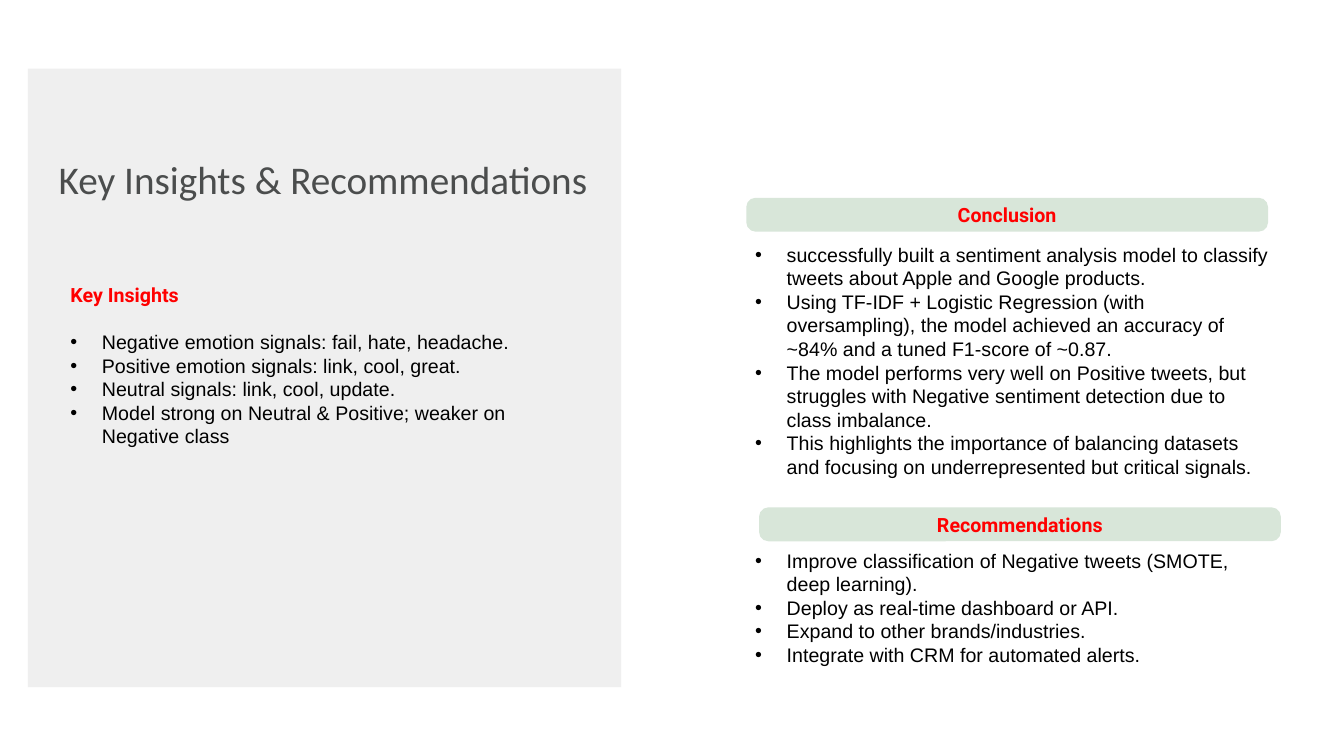
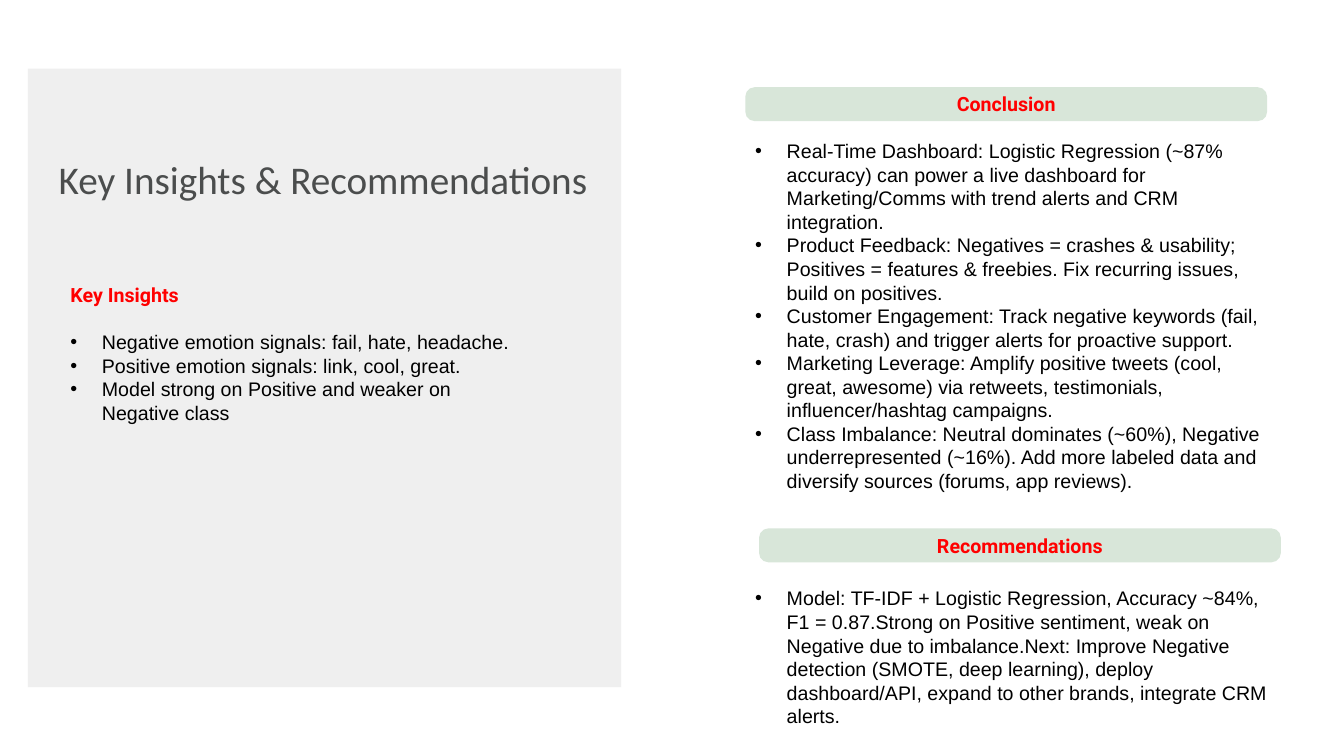
Before and after one commit to KaiFa254/Group_3_NLP_Project_Phase4, a slide deck: slide 13 of presentations/Sentiment_Analysis_of_Tweets_Directed_at_Appl_Google_Products.pptx. Drawn at 1344x756 pixels with LibreOffice and Linux fonts; fonts in the diff are those of the drawing; background and template pictures are left out. Boxes give left, top, right and bottom in pixels: in the first picture for what was removed or moved away, otherwise in the second. Text is boxed around its words. In the diff, an @@ line names an element or a change of style, - is before the commit and + after.

Commit message:
Update presentation deck with latest changes

```diff
--- a/presentations/Sentiment_Analysis_of_Tweets_Directed_at_Appl_Google_Products.pptx
+++ b/presentations/Sentiment_Analysis_of_Tweets_Directed_at_Appl_Google_Products.pptx
@@ rounded rectangle "Conclusion" moved from (x1=746, y1=198, x2=1268, y2=232) to (x1=745, y1=87, x2=1267, y2=121) @@
@@ text at (x1=787, y1=143, x2=1267, y2=724): text changed @@
-• successfully built a sentiment analysis model to classify tweets about Apple and Google products.
-• Using TF-IDF + Logistic Regression (with oversampling), the model achieved an accuracy of ~84% and a tuned F1-score of ~0.87.
-• The model performs very well on Positive tweets, but struggles with Negative sentiment detection due to class imbalance.
-• This highlights the importance of balancing datasets and focusing on underrepresented but critical signals.
-• Improve classification of Negative tweets (SMOTE, deep learning).
-• Deploy as real-time dashboard or API.
-• Expand to other brands/industries.
-• Integrate with CRM for automated alerts.
+• Real-Time Dashboard: Logistic Regression (~87% accuracy) can power a live dashboard for Marketing/Comms with trend alerts and CRM integration.
+• Product Feedback: Negatives = crashes & usability; Positives = features & freebies. Fix recurring issues, build on positives.
+• Customer Engagement: Track negative keywords (fail, hate, crash) and trigger alerts for proactive support.
+• Marketing Leverage: Amplify positive tweets (cool, great, awesome) via retweets, testimonials, influencer/hashtag campaigns.
+• Class Imbalance: Neutral dominates (~60%), Negative underrepresented (~16%). Add more labeled data and diversify sources (forums, app reviews).
+• Model: TF-IDF + Logistic Regression, Accuracy ~84%, F1 = 0.87.Strong on Positive sentiment, weak on Negative due to imbalance.Next: Improve Negative detection (SMOTE, deep learning), deploy dashboard/API, expand to other brands, integrate CRM alerts.
@@ text at (x1=102, y1=381, x2=451, y2=424): text changed @@
-• Neutral signals: link, cool, update.
-• Model strong on Neutral & Positive; weaker on Negative class
+• Model strong on Positive and weaker on Negative class
@@ rounded rectangle "Recommendations" moved from (x1=759, y1=507, x2=1281, y2=541) to (x1=759, y1=528, x2=1281, y2=563) @@
```
Also in this commit, not shown: 6 other slides changed, 3 slides added, 2 slides removed.
